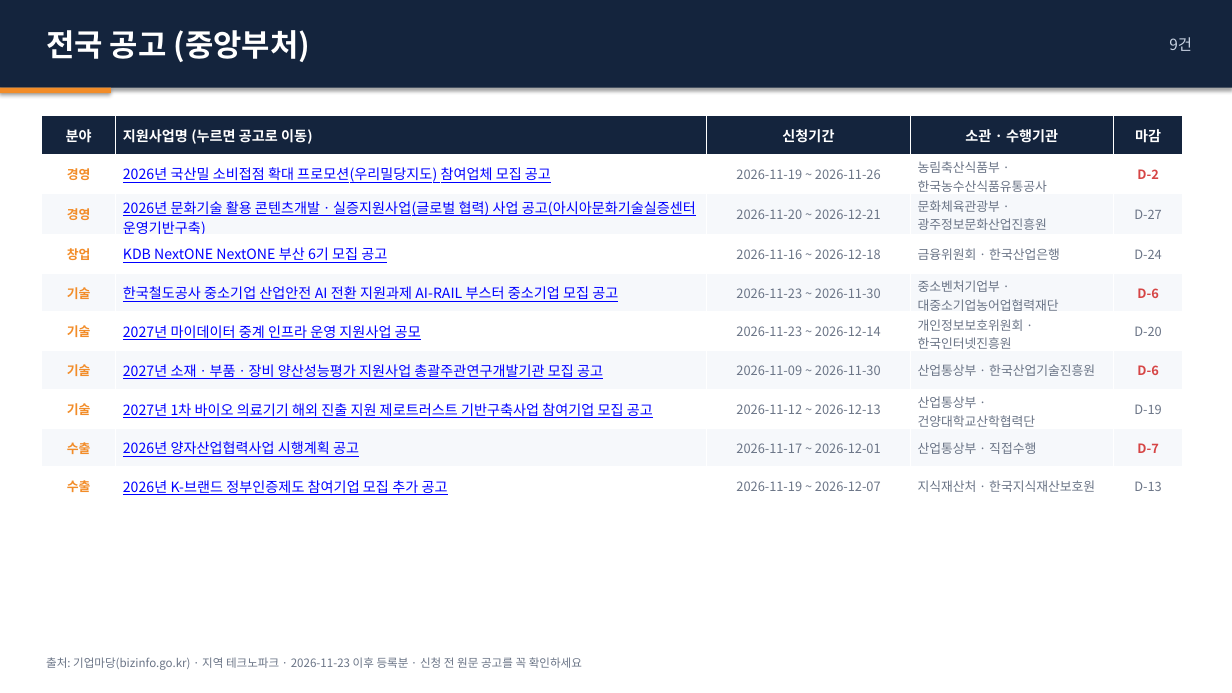
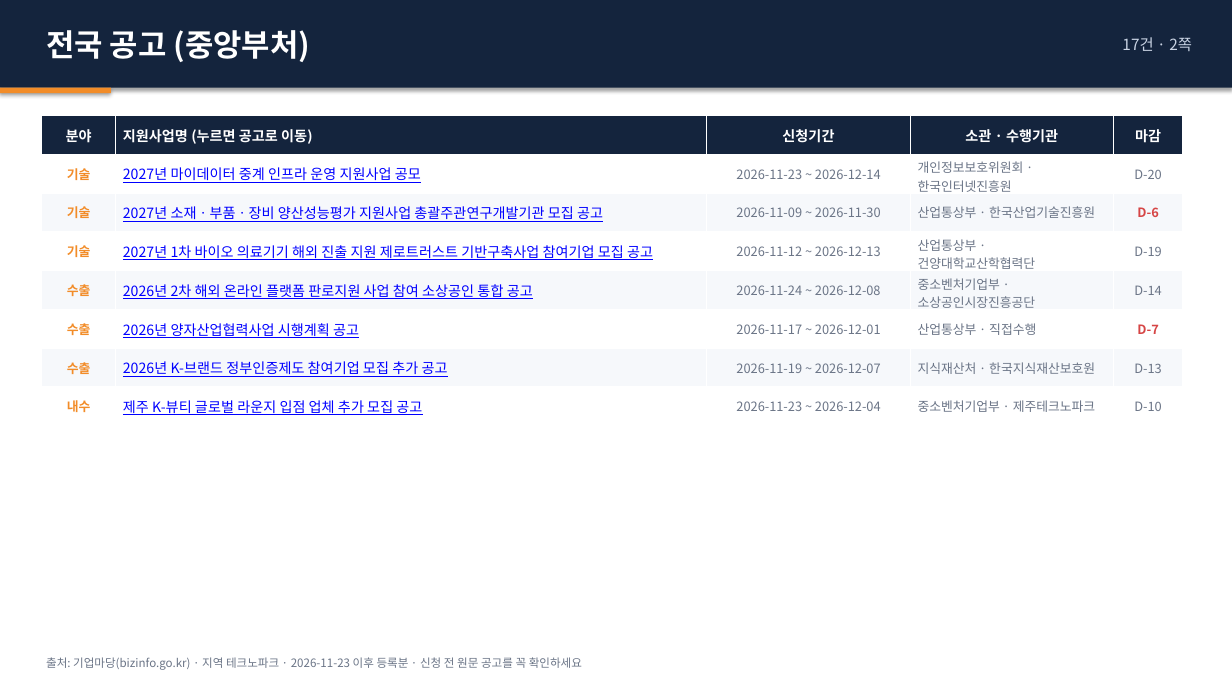
Before and after one commit to juddmank/helprnd.com, a slide deck: slide 15 of site/briefings/2026-11-24_지원사업공고.pptx (slide 7 before the commit). Drawn at 1232x693 pixels with LibreOffice and Linux fonts; fonts in the diff are those of the drawing. Boxes give left, top, right and bottom in pixels: in the first picture for what was removed or moved away, otherwise in the second. Text is boxed around its words. In the diff, an @@ line names an element or a change of style, - is before the commit and + after.

Commit message:
공고 업데이트 2026-11-24

```diff
--- a/site/briefings/2026-11-24_지원사업공고.pptx
+++ b/site/briefings/2026-11-24_지원사업공고.pptx
@@ text at (1122, 37, 1192, 51): text changed @@
-9건
+17건 · 2쪽
@@ table at (42, 116, 1183, 426) @@
-row 2: 경영 | 2026년 국산밀 소비접점 확대 프로모션(우리밀당지도) 참여업체 모집 공고 | 2026-11-19 ~ 2026-11-26 | 농림축산식품부 · 한국농수산식품유통공사 | D-2
-row 3: 경영 | 2026년 문화기술 활용 콘텐츠개발ㆍ실증지원사업(글로벌 협력) 사업 공고(아시아문화기술실증센터 운영기반구축) | 2026-11-20 ~ 2026-12-21 | 문화체육관광부 · 광주정보문화산업진흥원 | D-27
-row 4: 창업 | KDB NextONE NextONE 부산 6기 모집 공고 | 2026-11-16 ~ 2026-12-18 | 금융위원회 · 한국산업은행 | D-24
-row 5: 기술 | 한국철도공사 중소기업 산업안전 AI 전환 지원과제 AI-RAIL 부스터 중소기업 모집 공고 | 2026-11-23 ~ 2026-11-30 | 중소벤처기업부 · 대중소기업농어업협력재단 | D-6
+row 5: 수출 | 2026년 2차 해외 온라인 플랫폼 판로지원 사업 참여 소상공인 통합 공고 | 2026-11-24 ~ 2026-12-08 | 중소벤처기업부 · 소상공인시장진흥공단 | D-14
+row 8: 내수 | 제주 K-뷰티 글로벌 라운지 입점 업체 추가 모집 공고 | 2026-11-23 ~ 2026-12-04 | 중소벤처기업부 · 제주테크노파크 | D-10
```
Also in this commit, not shown: 11 other slides changed, 13 slides added, 3 other files.
